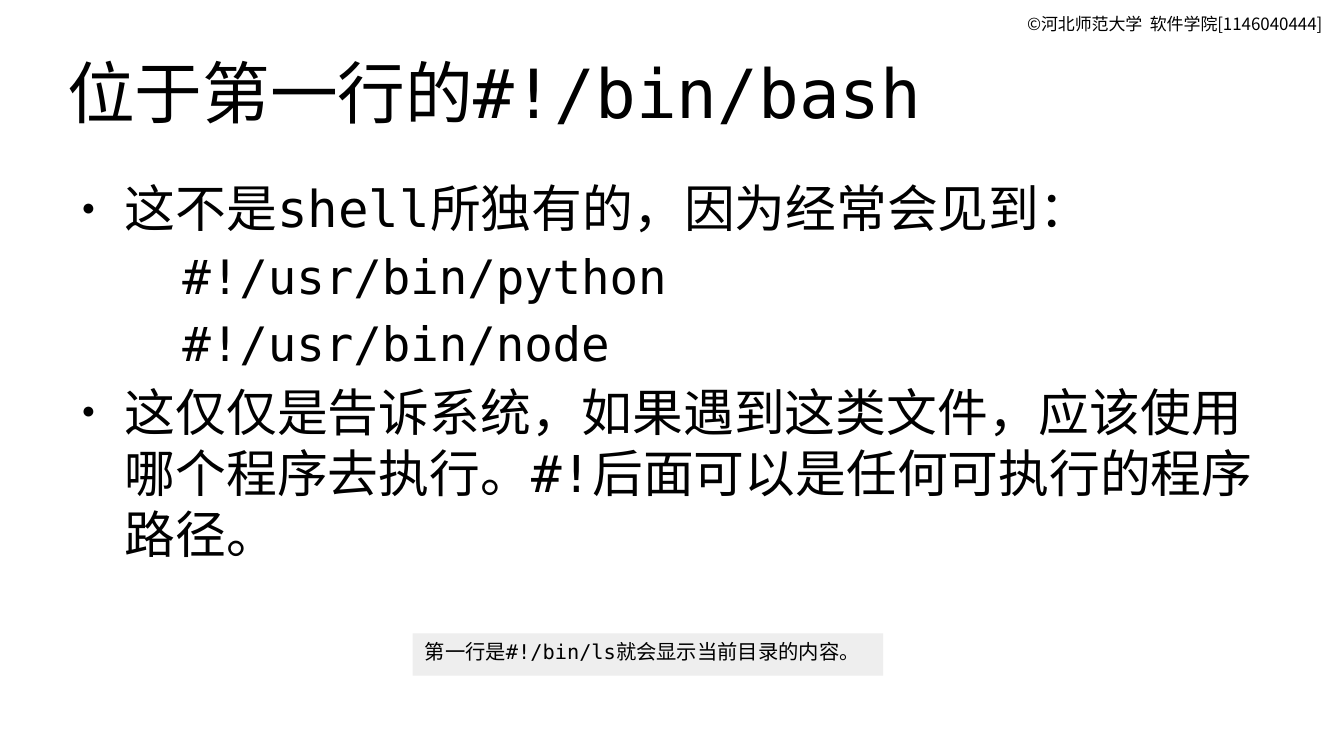
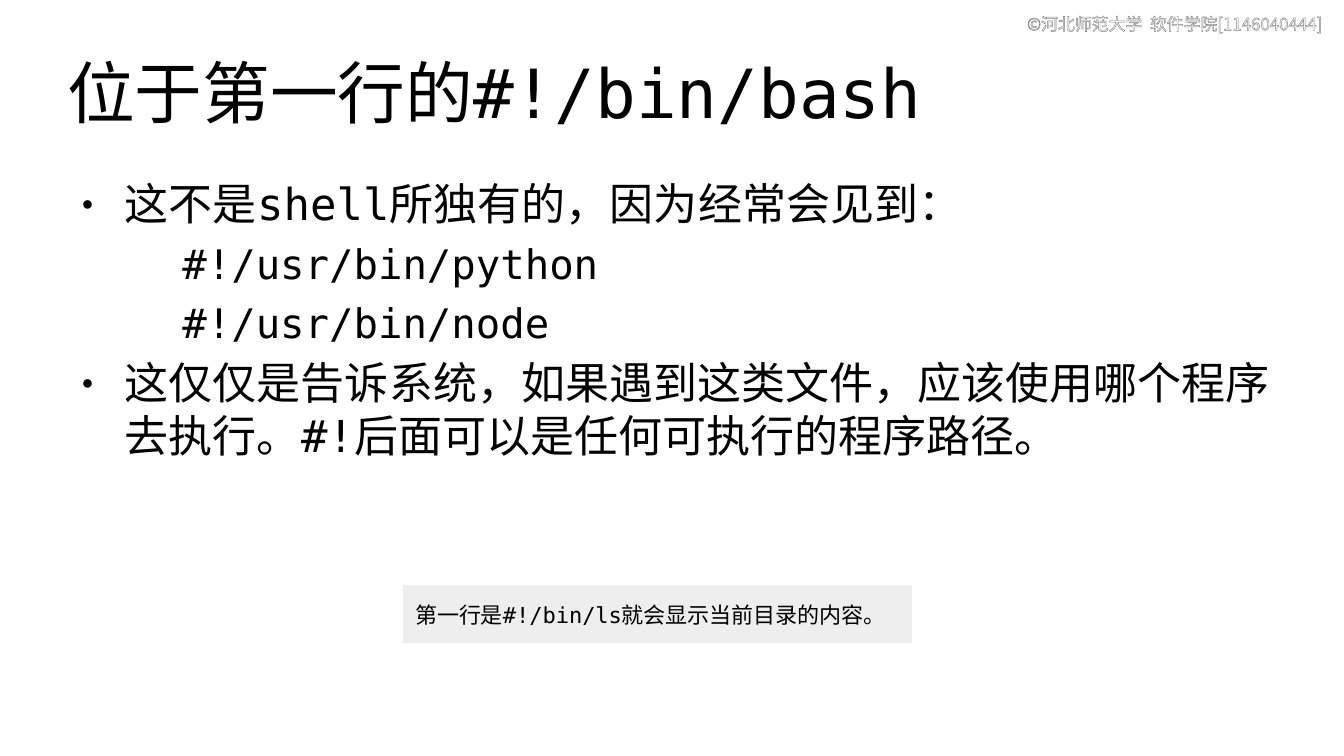
Before and after one commit to master-genius/linux-system, a slide deck: slide 7 of materials/slides/ch11-shell-script.odp (slide 6 before the commit). Drawn at 1344x756 pixels with LibreOffice and Linux fonts; fonts in the diff are those of the drawing. Boxes give left, top, right and bottom in pixels: in the first picture for what was removed or moved away, otherwise in the second. Text is boxed around its words. In the diff, an @@ line names an element or a change of style, - is before the commit and + after.

```diff
--- a/materials/slides/ch11-shell-script.odp
+++ b/materials/slides/ch11-shell-script.odp
@@ text "©河北师范大学 软件学院[1146040444]" at (x1=1027, y1=16, x2=1322, y2=34): text colour #000000 to #FFFFFF, letter outline none to #808080 0.75 pt @@
@@ text "这不是shell所独有的，因为经常会见到：" at (x1=125, y1=183, x2=1270, y2=456): size 30 to 26 pt in "这不是shell所独有的，因为经常会见到：", "这仅仅是告诉系统，如果遇到这类文件，应该使用哪个程序去执行。#!后面可以是任何可执行的程序路径。"; size 28 to 24 pt in "#!/usr/bin/python", "#!/usr/bin/node" @@
@@ rectangle "第一行是#!/bin/ls就会显示当前目录的内容。" resized from (x1=413, y1=634, x2=884, y2=677) to (x1=404, y1=585, x2=912, y2=643) @@
@@ rectangle "第一行是#!/bin/ls就会显示当前目录的内容。" at (x1=404, y1=585, x2=912, y2=643): size 12 to 13 pt; vertical alignment top to middle @@
```
Also in this commit, not shown: 18 other slides changed, 16 slides added, 3 other files.
